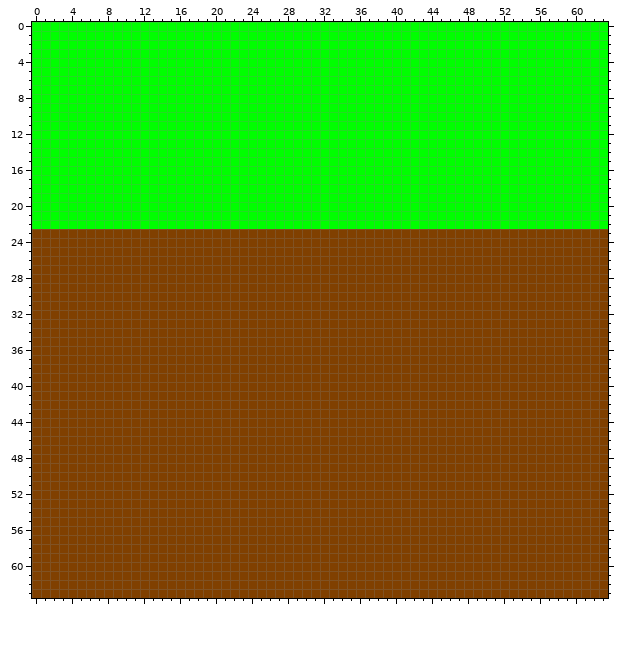
One commit to this pixel-art sprite: images/B.png. This is how it looked before the edit.
The file is 64x64 pixels.
After the commit:
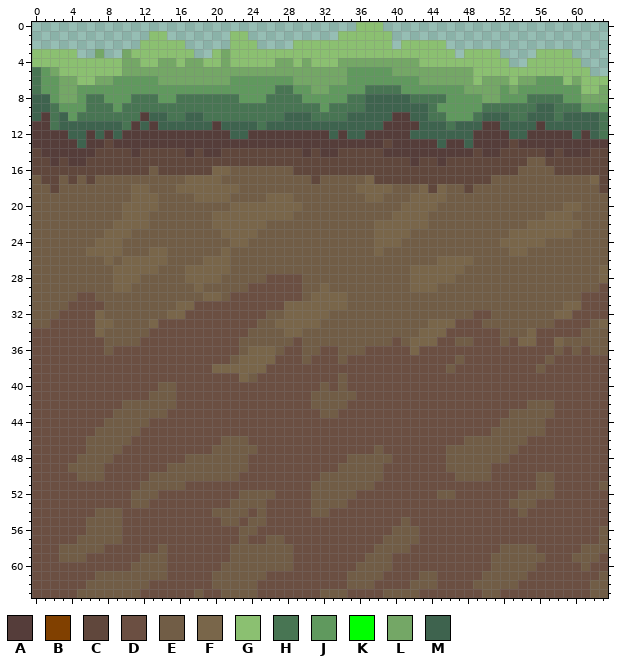
Palette (. is transparent): A #553d3a  B #804000  C #60473c  D #6b4f42  E #715d46  F #79664a  G #8bc071  H #487553  J #60995e  K #00ff00  L #74a766  M #3e634e
Diff:
Changed rows in their new state; - is an unchanged pixel.
first column x 0:
 0 ....................................GGG.........................
 1 .............GG.......GG..........GGGGGG........................
 2 ............GGGGG.....GGG....GGGGGGGGGGG.GGGGG..................
 3 GGGGG..L..LGGGGGGG..GLGGGGGGGGGGGGGGGGGGGGGGGGG.GGGG....GGGG....
 4 GGGGGGGGGGLLGGLLGLLGGLGGGGGLLGLGGGLLLLLLLLLGGGGGGGGGG..GGGGGG...
 5 HJLGGGGGGGLLLLLLLLLLLLLLLLLLLLLLLLLJJJJJLLLLLLLLLGGGGGGGGGGGGG..
 6 HJJLLGGLLJJJJJLLLLLLLLJJJJJJJLLLLLLJJJJJJJJLLLLLLGLLLGLLJJJGLGGG
 7 HJJLLJJJJJJJJJJJJJJJJJJJJJJHHJJLLJJJJHHHHJJJJJJJLLLLJLJJJJJJJGGL
 8 MMJLLJHHJJJHHHJJHHHHHHHJJJHHHHJJJJJHHMMMMMHHHHJJJJLLJJJHHHHJJLLL
 9 MMHJJJHHHJHHHHHHHHHHHHHHHHHHHHHHJHHHHMMMMMMMHJJJJJHHHHHHMMHHHJJJ
10 MAHMJHHHHHHHAMMHHMMHHHHHHHHHMMMHHHHMMMMMAAMMHHJJJHMMMHHMMMHMMMMH
11 AAHMMMMMMMHAMAMMMMMMAMMMMHMMMMMMMMMMMMMAAAAMMMHMMMAAMMMMAMMMMMMH
12 AAAAMMAMAMAAAAAAAAAAAAMMAAAAAAAAAMAMMAAAAAMMMMMMMAAAAMMAAAAAMAMH
13 AAAAAMAACAAAAAAAAAAAAAAAAAAAAAAAAAAAAAACAAAAAMAAMAAAACAAAAAAAAAA
14 CAAAAAACCCCACCCCCACAACCCCCCCCCACAACCCCCAAAAAAAAAACAACCCCCACAAACC
15 CCACAACCCCCCCCCCCCCCCCCCCCCCCCCCCCCCCCCCCCACCACCCCCCCCCEECCCCCCC
16 CCCCCCCCCCCCCECCCCCCFFEEEEEEECCCCCCCCCCCCCCCCCCCCCCCCCEEEECCCCCC
17 ECCECECEEEEEEEEEEFFFFEEEEEEEEEECEEEEEFCCCCCCCCCCCCCEEEEEEEEEEEFC
18 EECEEEEEEEEFFEEEFFFFFFFEEEEEEEEEEEEEFFFFEEEFCFEECEEEEEEEEEEEEEEC
19 EEEEEEEEEEEFFFEEEEFFFFEEEEFFFEEEEEEEEFFEEEFFFFEEEEEEEEEEEEEEEEEE
20 EEEEEEEEEEFFFFEEEEEEEEFFFFFFFFEEEEEEEEEEEFFFFEEEEEEEEEEEEEEFFEEE
21 EEEEEEEEEEFFFEEEEEEEFFFFFFFFFEEEEEEEEEEEFFFFEEEEEEEEEEEEEFFFEEEE
22 EEEEEEEEEFFFFEEEEEEEFFFFFFEEEEEEEEEEEEFFFFFFEEEEEEEEEEEFFFFFFEEE
23 EEEEEEEEFFFEEEEEEEEEEFFFFEEEEEEEEEEEEEFFFFEEEEEEEEEEEFFFFFFFEEEE
24 EEEEEEEFFFEEEEEEEEEEEEFFEEEEEEEEEEEEEEFFFEEEEEEEEEEEFFFFFEEEEEEE
25 EEEEEEFFFFEEEFFEEEEEEFEEEEEEEEEEEEEEEEFEEEEEEEEEEEEEEFFEEEEEEEEE
26 EEEEEEEEFEFFFFFEEEEFFFEEEEEEEEEEEEEEEEEEEEEEEFFFFEEEEEEEEEEEEEEE
27 EEEEEEEEEFFFFFEEEFFFFFEEEEEEEEEEEEEEEEEEEEFFFFFFEEEEEEEEEEEEEEEF
28 EEEEEEEEEFFFEEEEEFFFFEEEEEDDDDEEEEEEEEEEEEFFFFFEEEEEEEEEEEEEEEEF
29 EEEEEEEEEFFEEEEEEEFEEEEEDDDDDDEEFEEEEEEEEEFFFEEEEEEEEEEEEEEEEEED
30 EEEEEDDEEEEEEEEEEEEFFEDDDDDDDDEFFFFEEEEEEEEEEEEEEEEEEEEEEEEEEDDD
31 EEEEDDDDEEEEEEEEFFDDDDDDDDDDFFFFFFFEEEEEEEEEEEEEEEEEEEEEEEEFFDDD
32 EEEDDDDFEEEEEEEFFDDDDDDDDDEEFFFFFEEEEEEEEEEEEEEEEDDEEEEEEEFFDDDD
33 EEDDDDDFFEEEEFDDDDDDDDDDDEEFFFFFEEEEEEEEEEEEFFFDDDEEEEEEEEDDDDEF
34 DDDDDDDFEEEEEDDDDDDDDDDDEEEEFFEEEEEEEEEEEEEFFFDDDDDDEEEFDDDDDEEE
35 DDDDDDDDEEEEDDDDDDDDDDDEEEEEEDEEEEEEEEEEDEFFFDDEEDDDEDFFDDFEEEEE
36 DDDDDDDDEDDDDDDDDDDDDDDEFFFEDDEEDDEEEDDDDDFDDDDDDDDDDDDDDDEDEDEE
37 DDDDDDDDDDDDDDDDDDDDDDEFFFFDDDEDDDEDDDDDDDDDDDDEDDDDDDDDDEDDDDDD
38 DDDDDDDDDDDDDDDDDDDDFFFFFFDDDDDDDDDDDDDDDDDDDDEDDDDDDDDDEDDDDDDD
39 DDDDDDDDDDDDDDDDDDDDDDDFEDDDDDDDDDEDDDDDDDDDDDDDDDDDDDDDDDDDDDDD
40 DDDDDDDDDDDDDDEEDDDDDDDDDDDDDDDDEDEDDDDDDDDDDDDDDDDDDDDDDDDDDDDD
41 DDDDDDDDDDDDDEEEDDDDDDDDDDDDDDDEEEEEDDDDDDDDDDDDDDDDDDDDDDDDDDDD
42 DDDDDDDDDDEEEEEEDDDDDDDDDDDDDDDEEEEDDDDDDDDDDDDDDDDDDDDEEEDDDDDD
43 DDDDDDDDDEEEEEEDDDDDDDDDDDDDDDDDEEDDDDDDDDDDDDDDDDDDDEEEEEDDDDDD
44 DDDDDDDDEEEEEDDDDDDDDDDDDDDDDDDDDDDDDDDDDDDDDDDDDDDDEEEEEDDDDDDD
45 DDDDDDDEEEEEDDDDDDDDDDDDDDDDDDDDDDDDDDDDDDDDDDDDDDDEEEEEEDDDDDDD
46 DDDDDDEEEEEDDDDDDDDDDEEEDDDDDDDDDDDDDDDDDDDDDDDDEEEEEEEDDDDDDDDD
47 DDDDDDEEEEDDDDDDDDDDEEEEEDDDDDDDDDDDDDEDDDDDDDEEEEEEEEDDDDDDDDDD
48 DDDDDEEEEDDDDDDDDEEEEEEEDDDDDDDDDDDEEEEEDDDDDDEEEEEEEDDDDDDDDDDD
49 DDDDEEEEDDDDDDDEEEEEEEEEDDDDDDDDDDEEEEEDDDDDDDEEEEEDDDDDDDDDDDDD
50 DDDDDEEEDDDDDEEEEEEEEEEDDDDDDDDDEEEEEEEDDDDDDDDEEEEDDDDDEEDDDDDD
51 DDDDDDDDDDDDEEEEEDDDDDDDDDDDDDDEEEEEEEDDDDDDDDDDDDDDDDDDEEDDDDDE
52 DDDDDDDDDDDEEEDDDDDDDDDEEEEDDDDEEEEEDDDDDDDDDEEDDDDDDDEEEEDDDDDD
53 DDDDDDDDDDDEEDDDDDDDDDEEEEDDDDDEEEEDDDDDDDDDDDDDDDDDDEEEDDDDDDDD
54 DDDDDDDEEEDDDDDDDDDDEEEEDEDDDDDEEDDDDDDDDDDDDDDDDDDDDDEDDDDDDDDD
55 DDDDDDEEEEDDDDDDDDDDDEEDEEDDDDDDDDDDDDDDDEDDDDDDDDDDDDDDDDDDDDDD
56 DDDDDDEEEEDDDDDDDDDDDDDEEDDDDDDDDDDDDDDDEEEDDDDDDDDDDDDDDDDDDDDE
57 DDDDDEEEEEDDDDDDDDDDDDDEDDEEDDDDDDDDDDDEEEEDDDDDDDDDDDDDDDDDDDDE
58 DDDEEEEEDDDDDDEDDDDDDDEEEEEEEDDDDDDDDDEEEEDDDDDDDDDDEEEEDDDDDEEE
59 DDDEEEDDDDDDEEEDDDDDDDEEEEEEEDDDDDDDDEEEDDDDDDDDDDDEEEEEEDDDEEED
60 DDDDDDDDDDDEEEEDDDDDDEEEEEEEEDDDDDDDEEEEDDDDDDDDDDDEEEEEDDDDDEDD
61 DDDDDDDEEEEEEEEDDDDDEEEEEEDDDDDDDDDEEEEDDDDEEDDDDDEEEEEDDDDDDDDE
62 DDDDDDEEEEEEEDDDDDDDEEEEEDDDDDDDDDDEEEDDDDEEEDDDDEEEEEDDDDDDDDEE
63 DDDDDEEEEEEEDDDDDDEDDEEEEDDDDDDDEEEDDDDEEEEDDDDDDDEEDDDDDDDDDDEE
Boxes around the changes in both pictures, in picture pixels (x1, y1, x2, y2):
changed: (32, 22, 608, 598)
